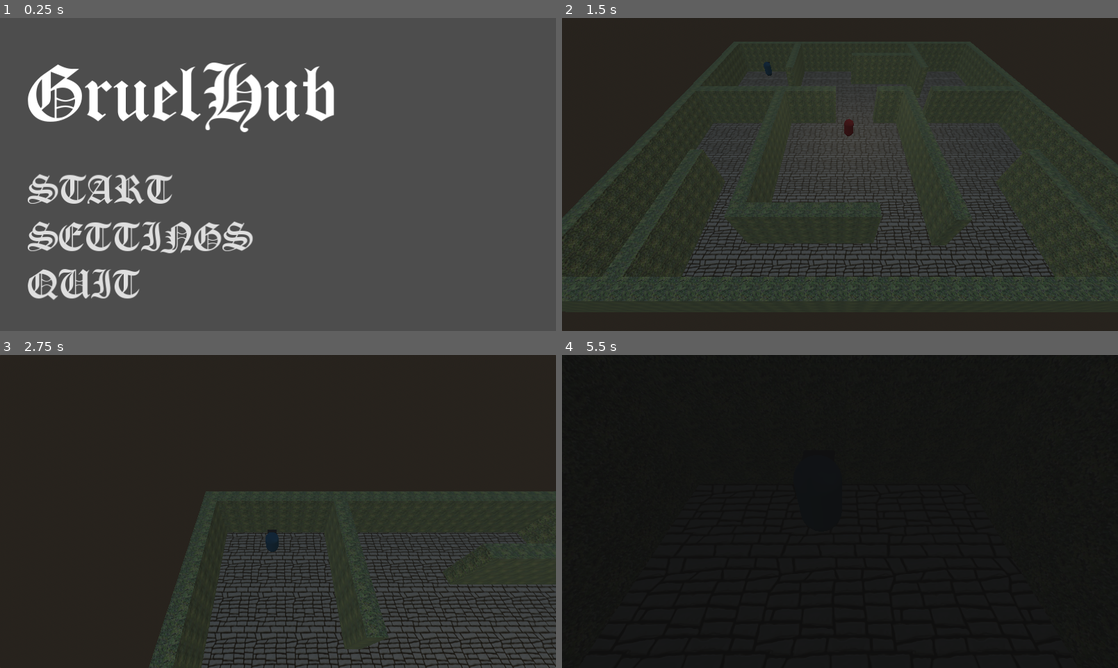
Above: before the commit, frames 1-4 (two rows, left to right).
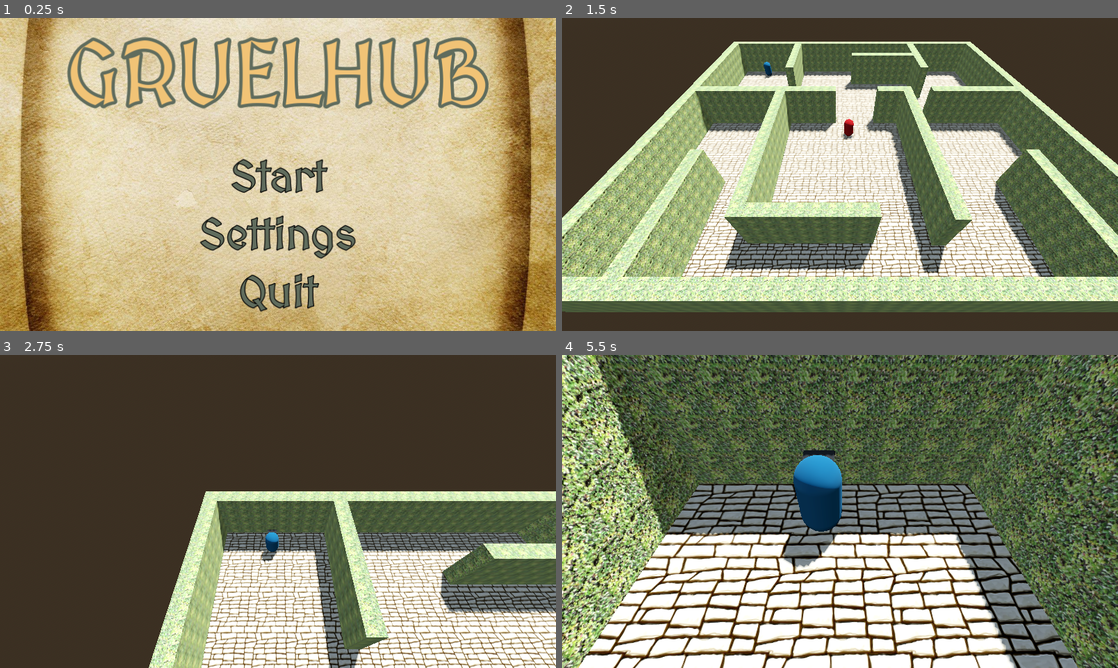
Above: after the commit, the same moments.

Repository: chumofchums/Abberation
Game: Godot game, scene res://start_menu.tscn
The game is run twice, just before and just after one commit, with the same random seed, the same clock (stepped at 60 frames per second) and the same inputs.
Inputs (mouse positions are in pixels of both pictures, inside the frame that each line leads up to):
- Up to frame 1 (0.25 s): no input
- Up to frame 2 (1.5 s): click "SETTINGS" (after the commit: "Settings") at 0.5 s; click "START" (after the commit: "Start") at 1.25 s
- Up to frame 3 (2.75 s): tap Enter (ui_accept) at 2, 2.27 s; move the mouse to (400, 495) at 2.02 s; hold D (right) from 2.03 s (still down); hold F from 2.03 s (still down); click (400, 495) at 2.17 s
- Up to frame 4 (5.5 s): move the mouse to (728, 527) at 2.77 s; release D (right) at 2.78 s; release F at 2.78 s; hold S (down) 2.78-3.53 s; tap Space at 2.85, 4.35 s; tap Enter (ui_accept) at 3.02, 4.25, 4.52, 5, 5.27 s; move the mouse to (895, 442) at 3.52 s; hold D (right) 3.53-4.28 s; hold F 3.53-4.28 s; move the mouse to (812, 574) at 4.27 s; hold W (up) 4.28-5.03 s; click (812, 574) at 4.42 s; move the mouse to (1006, 558) at 5.02 s; hold A (left) from 5.03 s (still down); hold F from 5.03 s (still down)

The runs differ from the first frame. In frame 1, 99% of the frame differs, in the area x 0-100%, y 0-100%; in frame 2, 71%; in frame 3, 37%; in frame 4, 95%.

Commit message:
adjust fonts, main menu, panel transparency

Diff:
--- /dev/null
+++ b/menu_theme.tres
@@ -0,0 +1,15 @@
+[gd_resource type="Theme" load_steps=2 format=3 uid="uid://cmv7tmblhvfuo"]
+
+[ext_resource type="FontFile" uid="uid://dlnbj6iiqfyai" path="res://fonts/MedievalSharp-Regular.ttf" id="1_g4fdc"]
+
+[resource]
+default_font = ExtResource("1_g4fdc")
+Button/colors/font_color = Color(0.376471, 0.423529, 0.364706, 1)
+Button/colors/font_hover_color = Color(1, 0.956863, 0.956863, 1)
+Button/colors/font_hover_pressed_color = Color(0.945098, 0.764706, 0.462745, 1)
+Button/colors/font_outline_color = Color(0, 0, 0, 1)
+Button/colors/font_pressed_color = Color(0.945098, 0.764706, 0.462745, 1)
+Button/constants/outline_size = 8
+Label/colors/font_color = Color(0.945098, 0.764706, 0.462745, 1)
+Label/colors/font_outline_color = Color(0.376471, 0.423529, 0.364706, 1)
+Label/constants/outline_size = 30
--- a/player/Player.tscn
+++ b/player/Player.tscn
@@ -32,6 +32,93 @@
 [sub_resource type="StyleBoxEmpty" id="StyleBoxEmpty_i56ql"]
 
 [sub_resource type="StyleBoxEmpty" id="StyleBoxEmpty_po6ft"]
+
+[sub_resource type="Animation" id="Animation_mvbuc"]
+length = 0.001
+tracks/0/type = "value"
+tracks/0/imported = false
+tracks/0/enabled = true
+tracks/0/path = NodePath("FailScreen/Gruel:position")
+tracks/0/interp = 1
+tracks/0/loop_wrap = true
+tracks/0/keys = {
+"times": PackedFloat32Array(0),
+"transitions": PackedFloat32Array(1),
+"update": 0,
+"values": [Vector2(-500, 223)]
+}
+tracks/1/type = "value"
+tracks/1/imported = false
+tracks/1/enabled = true
+tracks/1/path = NodePath("FailScreen/Has:position")
+tracks/1/interp = 1
+tracks/1/loop_wrap = true
+tracks/1/keys = {
+"times": PackedFloat32Array(0),
+"transitions": PackedFloat32Array(1),
+"update": 0,
+"values": [Vector2(1300, 320)]
+}
+tracks/2/type = "value"
+tracks/2/imported = false
+tracks/2/enabled = true
+tracks/2/path = NodePath("FailScreen/Cooled:scale")
+tracks/2/interp = 1
+tracks/2/loop_wrap = true
+tracks/2/keys = {
+"times": PackedFloat32Array(0),
+"transitions": PackedFloat32Array(1),
+"update": 0,
+"values": [Vector2(1, 1)]
+}
+tracks/3/type = "value"
+tracks/3/imported = false
+tracks/3/enabled = true
+tracks/3/path = NodePath("FailScreen/Cooled:position")
+tracks/3/interp = 1
+tracks/3/loop_wrap = true
+tracks/3/keys = {
+"times": PackedFloat32Array(0),
+"transitions": PackedFloat32Array(1),
+"update": 0,
+"values": [Vector2(446.5, 1000)]
+}
+tracks/4/type = "value"
+tracks/4/imported = false
+tracks/4/enabled = true
+tracks/4/path = NodePath("FailScreen/Cooled:theme_override_colors/font_color")
+tracks/4/interp = 1
+tracks/4/loop_wrap = true
+tracks/4/keys = {
+"times": PackedFloat32Array(0),
+"transitions": PackedFloat32Array(1),
+"update": 0,
+"values": [Color(0, 0, 0, 0)]
+}
+tracks/5/type = "value"
+tracks/5/imported = false
+tracks/5/enabled = true
+tracks/5/path = NodePath("FailScreen/VBoxContainer/Retry Button:visible")
+tracks/5/interp = 1
+tracks/5/loop_wrap = true
+tracks/5/keys = {
+"times": PackedFloat32Array(0),
+"transitions": PackedFloat32Array(1),
+"update": 1,
+"values": [false]
+}
+tracks/6/type = "value"
+tracks/6/imported = false
+tracks/6/enabled = true
+tracks/6/path = NodePath("FailScreen/VBoxContainer/Menu Button:visible")
+tracks/6/interp = 1
+tracks/6/loop_wrap = true
+tracks/6/keys = {
+"times": PackedFloat32Array(0),
+"transitions": PackedFloat32Array(1),
+"update": 1,
+"values": [false]
+}
 
 [sub_resource type="Animation" id="Animation_nd1u1"]
 resource_name = "fail_screen"
@@ -133,93 +220,6 @@
 "values": [false]
 }
 
-[sub_resource type="Animation" id="Animation_mvbuc"]
-length = 0.001
-tracks/0/type = "value"
-tracks/0/imported = false
-tracks/0/enabled = true
-tracks/0/path = NodePath("FailScreen/Gruel:position")
-tracks/0/interp = 1
-tracks/0/loop_wrap = true
-tracks/0/keys = {
-"times": PackedFloat32Array(0),
-"transitions": PackedFloat32Array(1),
-"update": 0,
-"values": [Vector2(-500, 223)]
-}
-tracks/1/type = "value"
-tracks/1/imported = false
-tracks/1/enabled = true
-tracks/1/path = NodePath("FailScreen/Has:position")
-tracks/1/interp = 1
-tracks/1/loop_wrap = true
-tracks/1/keys = {
-"times": PackedFloat32Array(0),
-"transitions": PackedFloat32Array(1),
-"update": 0,
-"values": [Vector2(1300, 320)]
-}
-tracks/2/type = "value"
-tracks/2/imported = false
-tracks/2/enabled = true
-tracks/2/path = NodePath("FailScreen/Cooled:scale")
-tracks/2/interp = 1
-tracks/2/loop_wrap = true
-tracks/2/keys = {
-"times": PackedFloat32Array(0),
-"transitions": PackedFloat32Array(1),
-"update": 0,
-"values": [Vector2(1, 1)]
-}
-tracks/3/type = "value"
-tracks/3/imported = false
-tracks/3/enabled = true
-tracks/3/path = NodePath("FailScreen/Cooled:position")
-tracks/3/interp = 1
-tracks/3/loop_wrap = true
-tracks/3/keys = {
-"times": PackedFloat32Array(0),
-"transitions": PackedFloat32Array(1),
-"update": 0,
-"values": [Vector2(446.5, 1000)]
-}
-tracks/4/type = "value"
-tracks/4/imported = false
-tracks/4/enabled = true
-tracks/4/path = NodePath("FailScreen/Cooled:theme_override_colors/font_color")
-tracks/4/interp = 1
-tracks/4/loop_wrap = true
-tracks/4/keys = {
-"times": PackedFloat32Array(0),
-"transitions": PackedFloat32Array(1),
-"update": 0,
-"values": [Color(0, 0, 0, 0)]
-}
-tracks/5/type = "value"
-tracks/5/imported = false
-tracks/5/enabled = true
-tracks/5/path = NodePath("FailScreen/VBoxContainer/Retry Button:visible")
-tracks/5/interp = 1
-tracks/5/loop_wrap = true
-tracks/5/keys = {
-"times": PackedFloat32Array(0),
-"transitions": PackedFloat32Array(1),
-"update": 1,
-"values": [false]
-}
-tracks/6/type = "value"
-tracks/6/imported = false
-tracks/6/enabled = true
-tracks/6/path = NodePath("FailScreen/VBoxContainer/Menu Button:visible")
-tracks/6/interp = 1
-tracks/6/loop_wrap = true
-tracks/6/keys = {
-"times": PackedFloat32Array(0),
-"transitions": PackedFloat32Array(1),
-"update": 1,
-"values": [false]
-}
-
 [sub_resource type="AnimationLibrary" id="AnimationLibrary_ivtb2"]
 _data = {
 "RESET": SubResource("Animation_mvbuc"),
--- a/start_menu.tscn
+++ b/start_menu.tscn
@@ -1,7 +1,8 @@
-[gd_scene load_steps=8 format=3 uid="uid://cpv50h8qtcfvv"]
+[gd_scene load_steps=9 format=3 uid="uid://cpv50h8qtcfvv"]
 
 [ext_resource type="Script" path="res://StartMenu.gd" id="1_tm825"]
-[ext_resource type="FontFile" uid="uid://l52budqj3scx" path="res://fonts/OldLondon.ttf" id="2_0axsv"]
+[ext_resource type="Theme" uid="uid://cmv7tmblhvfuo" path="res://menu_theme.tres" id="2_xlcts"]
+[ext_resource type="Texture2D" uid="uid://dibraa7dhtvih" path="res://textures/scroll_tex.jpg" id="3_rxbai"]
 
 [sub_resource type="StyleBoxEmpty" id="StyleBoxEmpty_a6wal"]
 
@@ -25,6 +26,16 @@
 anchor_bottom = 1.0
 grow_horizontal = 2
 grow_vertical = 2
+theme = ExtResource("2_xlcts")
+
+[node name="TextureRect" type="TextureRect" parent="Menu"]
+layout_mode = 1
+anchors_preset = 15
+anchor_right = 1.0
+anchor_bottom = 1.0
+grow_horizontal = 2
+grow_vertical = 2
+texture = ExtResource("3_rxbai")
 
 [node name="MarginContainer" type="MarginContainer" parent="Menu"]
 layout_mode = 1
@@ -43,57 +54,55 @@
 
 [node name="Game Title" type="Label" parent="Menu/MarginContainer/VBoxContainer"]
 layout_mode = 2
-theme_override_fonts/font = ExtResource("2_0axsv")
+theme = ExtResource("2_xlcts")
 theme_override_font_sizes/font_size = 200
-text = "GruelHub"
+text = "GRUELHUB"
+horizontal_alignment = 1
 
 [node name="MarginContainer" type="MarginContainer" parent="Menu/MarginContainer/VBoxContainer"]
 layout_mode = 2
-theme_override_constants/margin_bottom = 100
+theme_override_constants/margin_bottom = 50
 
 [node name="Start Button" type="Button" parent="Menu/MarginContainer/VBoxContainer"]
 layout_mode = 2
-size_flags_horizontal = 0
-theme_override_fonts/font = ExtResource("2_0axsv")
+size_flags_horizontal = 4
 theme_override_font_sizes/font_size = 100
 theme_override_styles/normal = SubResource("StyleBoxEmpty_a6wal")
 theme_override_styles/hover = SubResource("StyleBoxEmpty_fy78q")
 theme_override_styles/pressed = SubResource("StyleBoxEmpty_3kbpb")
 theme_override_styles/disabled = SubResource("StyleBoxEmpty_m5b6c")
 theme_override_styles/focus = SubResource("StyleBoxEmpty_klw15")
-text = "START"
+text = "Start"
 
 [node name="MarginContainer2" type="MarginContainer" parent="Menu/MarginContainer/VBoxContainer"]
 layout_mode = 2
-theme_override_constants/margin_top = 20
+theme_override_constants/margin_top = 10
 
 [node name="Settings Button" type="Button" parent="Menu/MarginContainer/VBoxContainer"]
 layout_mode = 2
-size_flags_horizontal = 0
-theme_override_fonts/font = ExtResource("2_0axsv")
+size_flags_horizontal = 4
 theme_override_font_sizes/font_size = 100
 theme_override_styles/normal = SubResource("StyleBoxEmpty_a6wal")
 theme_override_styles/hover = SubResource("StyleBoxEmpty_fy78q")
 theme_override_styles/pressed = SubResource("StyleBoxEmpty_3kbpb")
 theme_override_styles/disabled = SubResource("StyleBoxEmpty_m5b6c")
 theme_override_styles/focus = SubResource("StyleBoxEmpty_klw15")
-text = "SETTINGS"
+text = "Settings"
 
 [node name="MarginContainer3" type="MarginContainer" parent="Menu/MarginContainer/VBoxContainer"]
 layout_mode = 2
-theme_override_constants/margin_top = 20
+theme_override_constants/margin_top = 10
 
 [node name="Quit Button" type="Button" parent="Menu/MarginContainer/VBoxContainer"]
 layout_mode = 2
-size_flags_horizontal = 0
-theme_override_fonts/font = ExtResource("2_0axsv")
+size_flags_horizontal = 4
 theme_override_font_sizes/font_size = 100
 theme_override_styles/normal = SubResource("StyleBoxEmpty_a6wal")
 theme_override_styles/hover = SubResource("StyleBoxEmpty_fy78q")
 theme_override_styles/pressed = SubResource("StyleBoxEmpty_3kbpb")
 theme_override_styles/disabled = SubResource("StyleBoxEmpty_m5b6c")
 theme_override_styles/focus = SubResource("StyleBoxEmpty_klw15")
-text = "QUIT"
+text = "Quit"
 
 [connection signal="pressed" from="Menu/MarginContainer/VBoxContainer/Start Button" to="." method="_on_start_button_pressed"]
 [connection signal="pressed" from="Menu/MarginContainer/VBoxContainer/Quit Button" to="." method="_on_quit_button_pressed"]
--- a/world.tscn
+++ b/world.tscn
@@ -9,7 +9,7 @@
 [ext_resource type="Script" path="res://player/PlayerUI.gd" id="6_4wkan"]
 [ext_resource type="Script" path="res://player/GruelTemperature.gd" id="7_vxugl"]
 [ext_resource type="Script" path="res://player/FailScreen.gd" id="8_0fhs1"]
-[ext_resource type="FontFile" uid="uid://l52budqj3scx" path="res://fonts/OldLondon.ttf" id="9_ovter"]
+[ext_resource type="Theme" uid="uid://cmv7tmblhvfuo" path="res://menu_theme.tres" id="8_ftefi"]
 
 [sub_resource type="ProceduralSkyMaterial" id="ProceduralSkyMaterial_757gv"]
 sky_horizon_color = Color(0.64625, 0.65575, 0.67075, 1)
@@ -21,7 +21,10 @@
 [sub_resource type="Environment" id="Environment_0fg2b"]
 background_mode = 2
 sky = SubResource("Sky_t0qja")
+ambient_light_source = 3
+ambient_light_color = Color(0.964706, 0.964706, 0.964706, 1)
 tonemap_mode = 2
+sdfgi_enabled = true
 glow_enabled = true
 
 [sub_resource type="NavigationMesh" id="NavigationMesh_o18lv"]
@@ -44,6 +47,8 @@
 [sub_resource type="StandardMaterial3D" id="StandardMaterial3D_b4a85"]
 albedo_color = Color(0.121569, 0.121569, 0.121569, 1)
 
+[sub_resource type="StyleBoxEmpty" id="StyleBoxEmpty_agxvy"]
+
 [sub_resource type="StyleBoxEmpty" id="StyleBoxEmpty_reccp"]
 
 [sub_resource type="StyleBoxEmpty" id="StyleBoxEmpty_ibwtb"]
@@ -53,6 +58,93 @@
 [sub_resource type="StyleBoxEmpty" id="StyleBoxEmpty_i56ql"]
 
 [sub_resource type="StyleBoxEmpty" id="StyleBoxEmpty_po6ft"]
+
+[sub_resource type="Animation" id="Animation_mvbuc"]
+length = 0.001
+tracks/0/type = "value"
+tracks/0/imported = false
+tracks/0/enabled = true
+tracks/0/path = NodePath("FailScreen/Gruel:position")
+tracks/0/interp = 1
+tracks/0/loop_wrap = true
+tracks/0/keys = {
+"times": PackedFloat32Array(0),
+"transitions": PackedFloat32Array(1),
+"update": 0,
+"values": [Vector2(-500, 223)]
+}
+tracks/1/type = "value"
+tracks/1/imported = false
+tracks/1/enabled = true
+tracks/1/path = NodePath("FailScreen/Has:position")
+tracks/1/interp = 1
+tracks/1/loop_wrap = true
+tracks/1/keys = {
+"times": PackedFloat32Array(0),
+"transitions": PackedFloat32Array(1),
+"update": 0,
+"values": [Vector2(1300, 320)]
+}
+tracks/2/type = "value"
+tracks/2/imported = false
+tracks/2/enabled = true
+tracks/2/path = NodePath("FailScreen/Cooled:scale")
+tracks/2/interp = 1
+tracks/2/loop_wrap = true
+tracks/2/keys = {
+"times": PackedFloat32Array(0),
+"transitions": PackedFloat32Array(1),
+"update": 0,
+"values": [Vector2(1, 1)]
+}
+tracks/3/type = "value"
+tracks/3/imported = false
+tracks/3/enabled = true
+tracks/3/path = NodePath("FailScreen/Cooled:position")
+tracks/3/interp = 1
+tracks/3/loop_wrap = true
+tracks/3/keys = {
+"times": PackedFloat32Array(0),
+"transitions": PackedFloat32Array(1),
+"update": 0,
+"values": [Vector2(446.5, 1000)]
+}
+tracks/4/type = "value"
+tracks/4/imported = false
+tracks/4/enabled = true
+tracks/4/path = NodePath("FailScreen/Cooled:theme_override_colors/font_color")
+tracks/4/interp = 1
+tracks/4/loop_wrap = true
+tracks/4/keys = {
+"times": PackedFloat32Array(0),
+"transitions": PackedFloat32Array(1),
+"update": 0,
+"values": [Color(0, 0, 0, 0)]
+}
+tracks/5/type = "value"
+tracks/5/imported = false
+tracks/5/enabled = true
+tracks/5/path = NodePath("FailScreen/VBoxContainer/Retry Button:visible")
+tracks/5/interp = 1
+tracks/5/loop_wrap = true
+tracks/5/keys = {
+"times": PackedFloat32Array(0),
+"transitions": PackedFloat32Array(1),
+"update": 1,
+"values": [false]
+}
+tracks/6/type = "value"
+tracks/6/imported = false
+tracks/6/enabled = true
+tracks/6/path = NodePath("FailScreen/VBoxContainer/Menu Button:visible")
+tracks/6/interp = 1
+tracks/6/loop_wrap = true
+tracks/6/keys = {
+"times": PackedFloat32Array(0),
+"transitions": PackedFloat32Array(1),
+"update": 1,
+"values": [false]
+}
 
 [sub_resource type="Animation" id="Animation_nd1u1"]
 resource_name = "fail_screen"
@@ -154,97 +246,37 @@
 "values": [false]
 }
 
-[sub_resource type="Animation" id="Animation_mvbuc"]
+[sub_resource type="AnimationLibrary" id="AnimationLibrary_ivtb2"]
+_data = {
+"RESET": SubResource("Animation_mvbuc"),
+"fail_screen": SubResource("Animation_nd1u1")
+}
+
+[sub_resource type="Animation" id="Animation_ib3b6"]
 length = 0.001
 tracks/0/type = "value"
 tracks/0/imported = false
 tracks/0/enabled = true
-tracks/0/path = NodePath("FailScreen/Gruel:position")
+tracks/0/path = NodePath("CutsceneCamera:position")
 tracks/0/interp = 1
 tracks/0/loop_wrap = true
 tracks/0/keys = {
 "times": PackedFloat32Array(0),
 "transitions": PackedFloat32Array(1),
 "update": 0,
-"values": [Vector2(-500, 223)]
+"values": [Vector3(0, 14.6999, 21.1733)]
 }
 tracks/1/type = "value"
 tracks/1/imported = false
 tracks/1/enabled = true
-tracks/1/path = NodePath("FailScreen/Has:position")
+tracks/1/path = NodePath("ColorRect:color")
 tracks/1/interp = 1
 tracks/1/loop_wrap = true
 tracks/1/keys = {
 "times": PackedFloat32Array(0),
 "transitions": PackedFloat32Array(1),
 "update": 0,
-"values": [Vector2(1300, 320)]
-}
-tracks/2/type = "value"
-tracks/2/imported = false
-tracks/2/enabled = true
-tracks/2/path = NodePath("FailScreen/Cooled:scale")
-tracks/2/interp = 1
-tracks/2/loop_wrap = true
-tracks/2/keys = {
-"times": PackedFloat32Array(0),
-"transitions": PackedFloat32Array(1),
-"update": 0,
-"values": [Vector2(1, 1)]
-}
-tracks/3/type = "value"
-tracks/3/imported = false
-tracks/3/enabled = true
-tracks/3/path = NodePath("FailScreen/Cooled:position")
-tracks/3/interp = 1
-tracks/3/loop_wrap = true
-tracks/3/keys = {
-"times": PackedFloat32Array(0),
-"transitions": PackedFloat32Array(1),
-"update": 0,
-"values": [Vector2(446.5, 1000)]
-}
-tracks/4/type = "value"
-tracks/4/imported = false
-tracks/4/enabled = true
-tracks/4/path = NodePath("FailScreen/Cooled:theme_override_colors/font_color")
-tracks/4/interp = 1
-tracks/4/loop_wrap = true
-tracks/4/keys = {
-"times": PackedFloat32Array(0),
-"transitions": PackedFloat32Array(1),
-"update": 0,
-"values": [Color(0, 0, 0, 0)]
-}
-tracks/5/type = "value"
-tracks/5/imported = false
-tracks/5/enabled = true
-tracks/5/path = NodePath("FailScreen/VBoxContainer/Retry Button:visible")
-tracks/5/interp = 1
-tracks/5/loop_wrap = true
-tracks/5/keys = {
-"times": PackedFloat32Array(0),
-"transitions": PackedFloat32Array(1),
-"update": 1,
-"values": [false]
-}
-tracks/6/type = "value"
-tracks/6/imported = false
-tracks/6/enabled = true
-tracks/6/path = NodePath("FailScreen/VBoxContainer/Menu Button:visible")
-tracks/6/interp = 1
-tracks/6/loop_wrap = true
-tracks/6/keys = {
-"times": PackedFloat32Array(0),
-"transitions": PackedFloat32Array(1),
-"update": 1,
-"values": [false]
-}
-
-[sub_resource type="AnimationLibrary" id="AnimationLibrary_ivtb2"]
-_data = {
-"RESET": SubResource("Animation_mvbuc"),
-"fail_screen": SubResource("Animation_nd1u1")
+"values": [Color(0, 0, 0, 1)]
 }
 
 [sub_resource type="Animation" id="Animation_svhce"]
@@ -301,33 +333,6 @@
 }]
 }
 
-[sub_resource type="Animation" id="Animation_ib3b6"]
-length = 0.001
-tracks/0/type = "value"
-tracks/0/imported = false
-tracks/0/enabled = true
-tracks/0/path = NodePath("CutsceneCamera:position")
-tracks/0/interp = 1
-tracks/0/loop_wrap = true
-tracks/0/keys = {
-"times": PackedFloat32Array(0),
-"transitions": PackedFloat32Array(1),
-"update": 0,
-"values": [Vector3(0, 14.6999, 21.1733)]
-}
-tracks/1/type = "value"
-tracks/1/imported = false
-tracks/1/enabled = true
-tracks/1/path = NodePath("ColorRect:color")
-tracks/1/interp = 1
-tracks/1/loop_wrap = true
-tracks/1/keys = {
-"times": PackedFloat32Array(0),
-"transitions": PackedFloat32Array(1),
-"update": 0,
-"values": [Color(0, 0, 0, 1)]
-}
-
 [sub_resource type="AnimationLibrary" id="AnimationLibrary_2y86q"]
 _data = {
 "RESET": SubResource("Animation_ib3b6"),
@@ -336,6 +341,10 @@
 
 [node name="world" type="Node3D"]
 script = ExtResource("1_sg2n5")
+
+[node name="DirectionalLight3D" type="DirectionalLight3D" parent="."]
+transform = Transform3D(-0.866023, -0.433016, 0.250001, 0, 0.499998, 0.866027, -0.500003, 0.749999, -0.43301, 0, 0, 0)
+shadow_enabled = true
 
 [node name="WorldEnvironment" type="WorldEnvironment" parent="."]
 environment = SubResource("Environment_0fg2b")
@@ -510,6 +519,8 @@
 anchor_bottom = 1.0
 grow_horizontal = 2
 grow_vertical = 2
+theme = ExtResource("8_ftefi")
+theme_override_styles/panel = SubResource("StyleBoxEmpty_agxvy")
 script = ExtResource("8_0fhs1")
 
 [node name="Gruel" type="Label" parent="Player/CanvasLayer/FailScreen"]
@@ -517,10 +528,9 @@
 offset_left = -500.0
 offset_top = 223.0
 offset_right = -113.001
-offset_bottom = 303.0
+offset_bottom = 337.0
 grow_horizontal = 2
 grow_vertical = 2
-theme_override_fonts/font = ExtResource("9_ovter")
 theme_override_font_sizes/font_size = 100
 text = "GRUEL"
 horizontal_alignment = 1
@@ -539,8 +549,7 @@
 offset_left = 1300.0
 offset_top = 320.0
 offset_right = 1687.0
-offset_bottom = 400.0
-theme_override_fonts/font = ExtResource("9_ovter")
+offset_bottom = 434.0
 theme_override_font_sizes/font_size = 100
 text = "HAS"
 horizontal_alignment = 1
@@ -559,10 +568,9 @@
 offset_left = 446.5
 offset_top = 1000.0
 offset_right = 833.5
-offset_bottom = 1080.0
+offset_bottom = 1114.0
 pivot_offset = Vector2(193.5, 40)
 theme_override_colors/font_color = Color(0, 0, 0, 0)
-theme_override_fonts/font = ExtResource("9_ovter")
 theme_override_font_sizes/font_size = 100
 text = "COOLED"
 horizontal_alignment = 1
@@ -583,7 +591,6 @@
 [node name="Retry Button" type="Button" parent="Player/CanvasLayer/FailScreen/VBoxContainer"]
 visible = false
 layout_mode = 2
-theme_override_fonts/font = ExtResource("9_ovter")
 theme_override_font_sizes/font_size = 40
 theme_override_styles/normal = SubResource("StyleBoxEmpty_reccp")
 theme_override_styles/hover = SubResource("StyleBoxEmpty_ibwtb")
@@ -599,7 +606,6 @@
 [node name="Menu Button" type="Button" parent="Player/CanvasLayer/FailScreen/VBoxContainer"]
 visible = false
 layout_mode = 2
-theme_override_fonts/font = ExtResource("9_ovter")
 theme_override_font_sizes/font_size = 40
 theme_override_styles/normal = SubResource("StyleBoxEmpty_reccp")
 theme_override_styles/hover = SubResource("StyleBoxEmpty_ibwtb")
@@ -618,11 +624,6 @@
 }
 speed_scale = 1.495
 
-[node name="OmniLight3D" type="OmniLight3D" parent="."]
-transform = Transform3D(1, 0, 0, 0, 1, 0, 0, 0, 1, 0, 6.66301, 0)
-layers = 3
-omni_range = 20.896
-
 [node name="Guard" parent="." instance=ExtResource("6_3dir3")]
 
 [node name="CutscenePlayer" type="AnimationPlayer" parent="."]
@@ -635,6 +636,7 @@
 current = true
 
 [node name="ColorRect" type="ColorRect" parent="."]
+visible = false
 anchors_preset = 15
 anchor_right = 1.0
 anchor_bottom = 1.0
Binary file added: fonts/MedievalSharp-Regular.ttf
Not shown, added: fonts/MedievalSharp-Regular.ttf.import
Binary file added: textures/parchment_tex.jpg
Not shown, added: textures/parchment_tex.jpg.import
Binary file added: textures/scroll_tex.jpg
Not shown, added: textures/scroll_tex.jpg.import
Not shown: 1 places in world.tscn that only renumber resources
